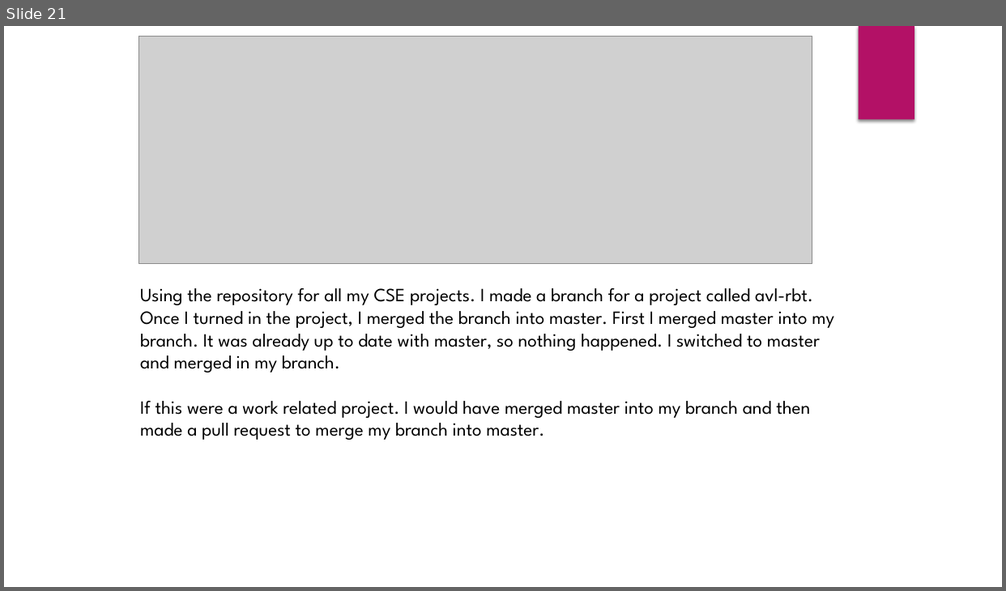
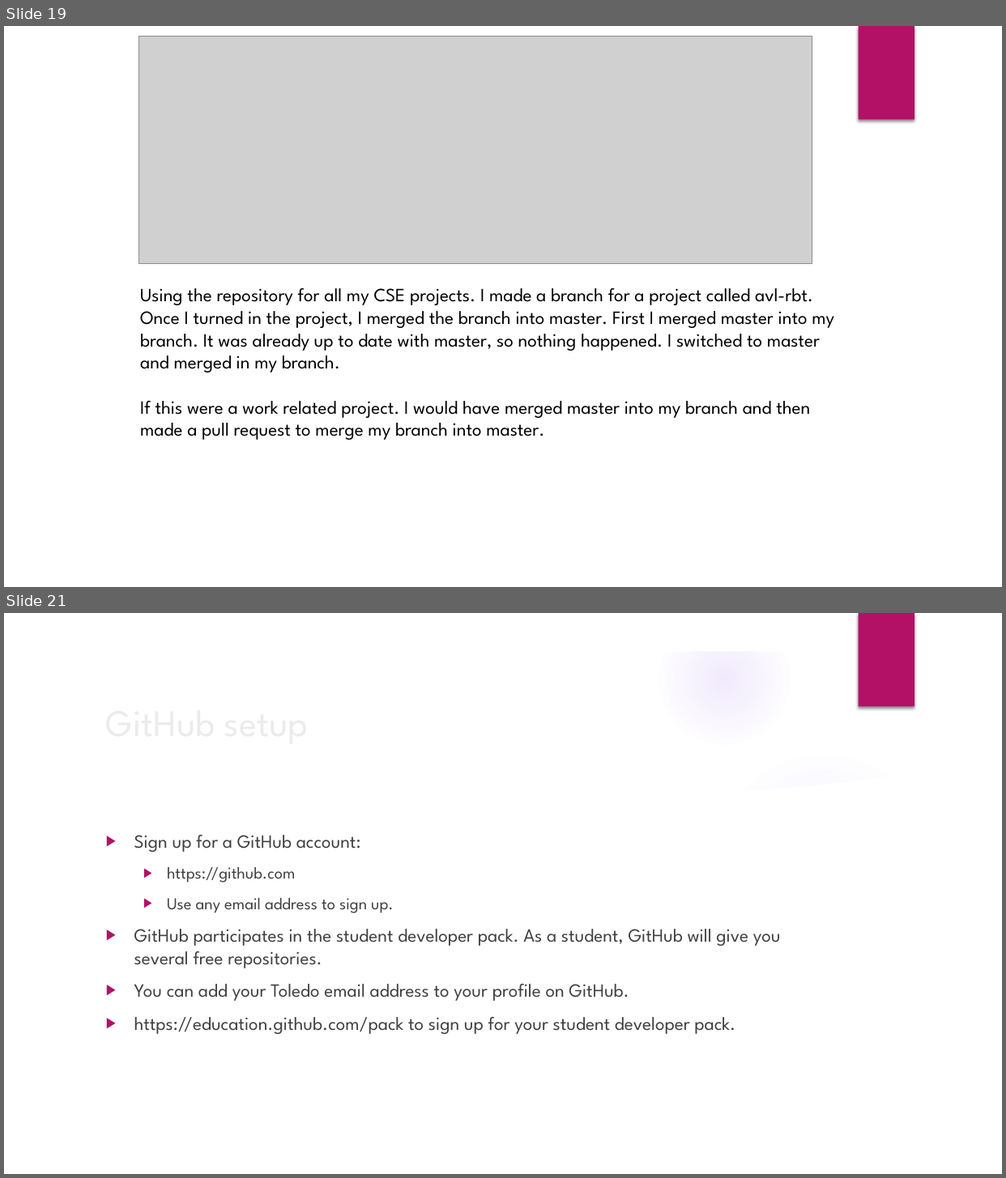
Before and after one commit to cdobos/git_session, a slide deck: Intro to git.pptx. Shown one above the other, each under a label of ours: slide 21 before the commit, slides 19 and 21 after it; the slides between them are not shown. The pictures are 1006x591 and 1006x1178 pixels, drawn with LibreOffice and Linux fonts; fonts in the diff are those of the drawing; grey boxes stand for pictures; background and template pictures are left out. Boxes give left, top, right and bottom in pixels: in the first picture for what was removed or moved away, otherwise in the second. Text is boxed around its words. In the diff, an @@ line names an element or a change of style, - is before the commit and + after.

Commit message:
cleanup and added github setup

```diff
--- a/Intro to git.pptx
+++ b/Intro to git.pptx
@@ slide 21 added at bbox=[4, 613, 1002, 1174], background picture (left out); not listed: 1 template element that a slide beside it also shows @@
@@ group added at bbox=[4, 613, 1002, 1174]: 5 ellipses, 3 freeform shapes @@
@@ title added at bbox=[98, 692, 816, 750], 36 pt, text #EBEBEB @@
+GitHub setup
@@ text added at bbox=[134, 835, 781, 1034], 18 pt, text #404040 @@
+▶ Sign up for a GitHub account:
+  ▶ https://github.com
+  ▶ Use any email address to sign up.
+▶ GitHub participates in the student developer pack. As a student, GitHub will give you several free repositories.
+▶ You can add your Toledo email address to your profile on GitHub.
+▶ https://education.github.com/pack to sign up for your student developer pack.
@@ what was slide 21 is now slide 19 @@
```
Also in this commit, not shown: 11 slides changed, 2 other slides added, 3 slides removed.
